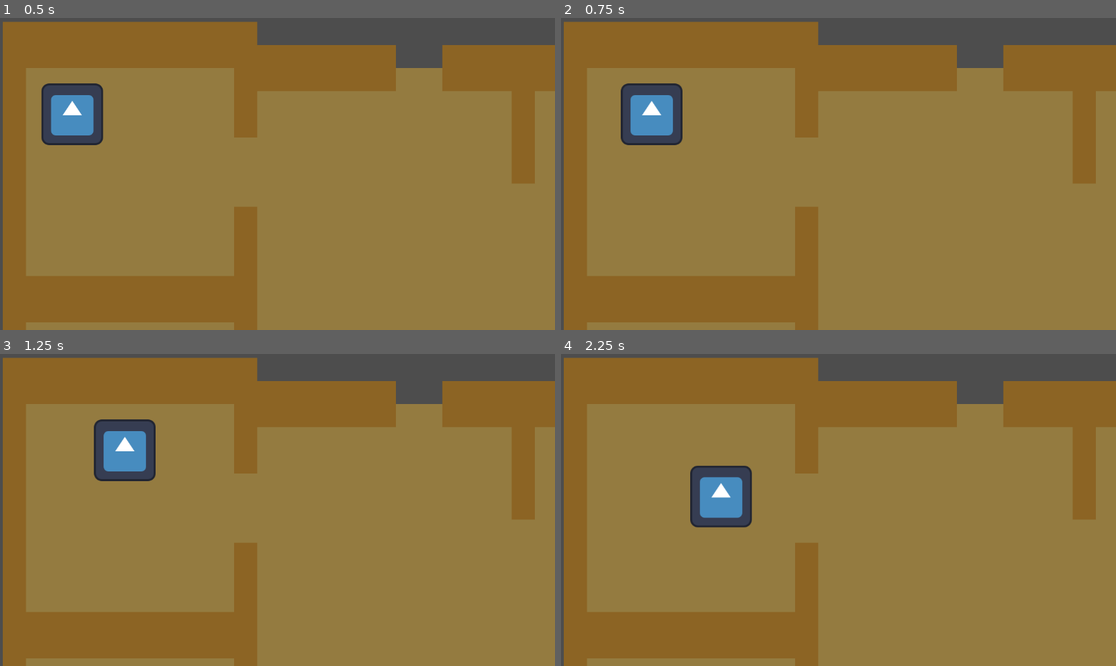
Above: before the commit, frames 1-4 (two rows, left to right).
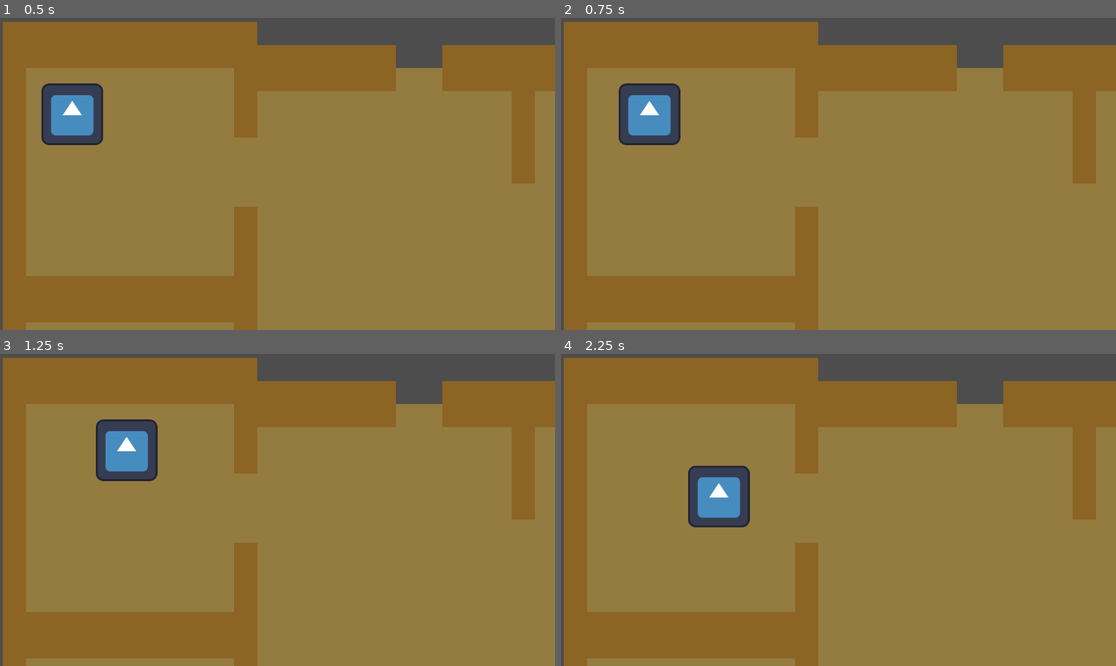
Above: after the commit, the same moments.

Repository: Isabelle1909/JuggleManMania
Game: Godot game, scene res://scenes/house.tscn
Same seed, same stepped clock (60 frames per second), same inputs: the game is played once before the commit and once after it. The engine's default icon, where the game draws it, is replaced by a stand-in: a white triangle on a blue panel in a dark square.
Inputs:
- Up to frame 1 (0.5 s): no input
- Up to frame 2 (0.75 s): tap Enter at 0.5 s; hold Right (ui_right) from 0.53 s (still down)
- Up to frame 3 (1.25 s): keep holding Right (ui_right)
- Up to frame 4 (2.25 s): release Right (ui_right) at 1.28 s; hold Down (ui_down) 1.28-2.03 s; hold Right (ui_right) from 2.03 s (still down)

Frame 1 is identical in both runs. In frame 2, 0.4% of the frame differs, in the area x 10-22%, y 20-41%; in frame 3, 0.4%; in frame 4, 0.5%, in the area x 22-35%, y 35-56%.

Commit message:
fixing movement delay
fixed delay when pressing and holding. added wasd inputs - Finale

Diff:
--- a/juggle-man-mania-project/project.godot
+++ b/juggle-man-mania-project/project.godot
@@ -15,6 +15,41 @@
 config/features=PackedStringArray("4.6", "GL Compatibility")
 config/icon="res://icon.svg"
 
+[input]
+
+ui_left={
+"deadzone": 0.5,
+"events": [Object(InputEventKey,"resource_local_to_scene":false,"resource_name":"","device":0,"window_id":0,"alt_pressed":false,"shift_pressed":false,"ctrl_pressed":false,"meta_pressed":false,"pressed":false,"keycode":4194319,"physical_keycode":0,"key_label":0,"unicode":0,"location":0,"echo":false,"script":null)
+, Object(InputEventJoypadButton,"resource_local_to_scene":false,"resource_name":"","device":-1,"button_index":13,"pressure":0.0,"pressed":false,"script":null)
+, Object(InputEventJoypadMotion,"resource_local_to_scene":false,"resource_name":"","device":-1,"axis":0,"axis_value":-1.0,"script":null)
+, Object(InputEventKey,"resource_local_to_scene":false,"resource_name":"","device":-1,"window_id":0,"alt_pressed":false,"shift_pressed":false,"ctrl_pressed":false,"meta_pressed":false,"pressed":false,"keycode":0,"physical_keycode":65,"key_label":0,"unicode":97,"location":0,"echo":false,"script":null)
+]
+}
+ui_right={
+"deadzone": 0.5,
+"events": [Object(InputEventKey,"resource_local_to_scene":false,"resource_name":"","device":0,"window_id":0,"alt_pressed":false,"shift_pressed":false,"ctrl_pressed":false,"meta_pressed":false,"pressed":false,"keycode":4194321,"physical_keycode":0,"key_label":0,"unicode":0,"location":0,"echo":false,"script":null)
+, Object(InputEventJoypadButton,"resource_local_to_scene":false,"resource_name":"","device":-1,"button_index":14,"pressure":0.0,"pressed":false,"script":null)
+, Object(InputEventJoypadMotion,"resource_local_to_scene":false,"resource_name":"","device":-1,"axis":0,"axis_value":1.0,"script":null)
+, Object(InputEventKey,"resource_local_to_scene":false,"resource_name":"","device":-1,"window_id":0,"alt_pressed":false,"shift_pressed":false,"ctrl_pressed":false,"meta_pressed":false,"pressed":false,"keycode":0,"physical_keycode":68,"key_label":0,"unicode":100,"location":0,"echo":false,"script":null)
+]
+}
+ui_up={
+"deadzone": 0.5,
+"events": [Object(InputEventKey,"resource_local_to_scene":false,"resource_name":"","device":0,"window_id":0,"alt_pressed":false,"shift_pressed":false,"ctrl_pressed":false,"meta_pressed":false,"pressed":false,"keycode":4194320,"physical_keycode":0,"key_label":0,"unicode":0,"location":0,"echo":false,"script":null)
+, Object(InputEventJoypadButton,"resource_local_to_scene":false,"resource_name":"","device":-1,"button_index":11,"pressure":0.0,"pressed":false,"script":null)
+, Object(InputEventJoypadMotion,"resource_local_to_scene":false,"resource_name":"","device":-1,"axis":1,"axis_value":-1.0,"script":null)
+, Object(InputEventKey,"resource_local_to_scene":false,"resource_name":"","device":-1,"window_id":0,"alt_pressed":false,"shift_pressed":false,"ctrl_pressed":false,"meta_pressed":false,"pressed":false,"keycode":0,"physical_keycode":87,"key_label":0,"unicode":119,"location":0,"echo":false,"script":null)
+]
+}
+ui_down={
+"deadzone": 0.5,
+"events": [Object(InputEventKey,"resource_local_to_scene":false,"resource_name":"","device":0,"window_id":0,"alt_pressed":false,"shift_pressed":false,"ctrl_pressed":false,"meta_pressed":false,"pressed":false,"keycode":4194322,"physical_keycode":0,"key_label":0,"unicode":0,"location":0,"echo":false,"script":null)
+, Object(InputEventJoypadButton,"resource_local_to_scene":false,"resource_name":"","device":-1,"button_index":12,"pressure":0.0,"pressed":false,"script":null)
+, Object(InputEventJoypadMotion,"resource_local_to_scene":false,"resource_name":"","device":-1,"axis":1,"axis_value":1.0,"script":null)
+, Object(InputEventKey,"resource_local_to_scene":false,"resource_name":"","device":-1,"window_id":0,"alt_pressed":false,"shift_pressed":false,"ctrl_pressed":false,"meta_pressed":false,"pressed":false,"keycode":0,"physical_keycode":83,"key_label":0,"unicode":115,"location":0,"echo":false,"script":null)
+]
+}
+
 [physics]
 
 3d/physics_engine="Jolt Physics"
--- a/juggle-man-mania-project/scripts/player.gd
+++ b/juggle-man-mania-project/scripts/player.gd
@@ -23,4 +23,4 @@
 		sprite_node_pos_tween.kill()
 	sprite_node_pos_tween = create_tween()
 	sprite_node_pos_tween.set_process_mode(Tween.TWEEN_PROCESS_PHYSICS)
-	sprite_node_pos_tween.tween_property($Sprite2D, "global_position", global_position, 0.285).set_trans(Tween.TRANS_SINE)
+	sprite_node_pos_tween.tween_property($Sprite2D, "global_position", global_position, 0.285).set_trans(Tween.TRANS_LINEAR)
Not shown, changed: .DS_Store
